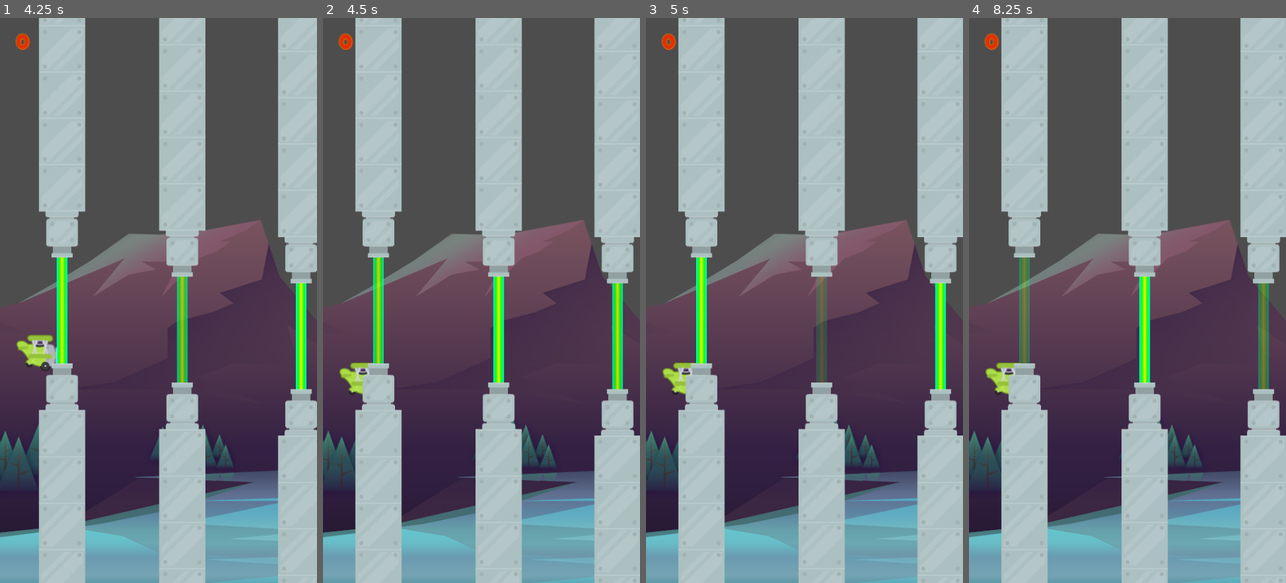
Above: before the commit, frames 1-4 (left to right).
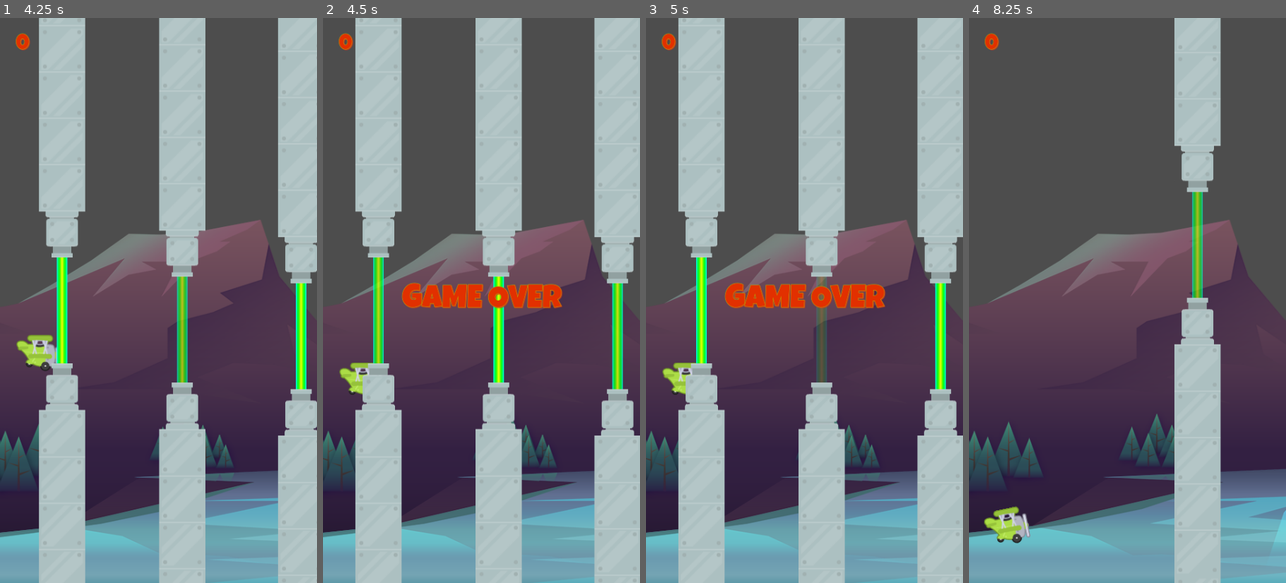
Above: after the commit, the same moments.

Repository: theaob/tappy-plane
Game: Godot game, scene res://scenes/main/main.tscn
The game is run twice, just before and just after one commit, with the same random seed, the same clock (stepped at 60 frames per second) and the same inputs.
Inputs:
- Up to frame 1 (4.25 s): tap Space (fly) at 0.5, 0.6, 1.35, 2.1, 2.85, 3.6 s
- Up to frame 2 (4.5 s): tap Space (fly) at 4.35 s
- Up to frame 3 (5 s): no input
- Up to frame 4 (8.25 s): tap Space (fly) at 5.1, 5.85, 6.5, 6.6, 7.35, 8.1 s

Frame 1 is identical in both runs. In frame 2, 1.8% of the frame differs, in the area x 24-76%, y 46-52%; in frame 3, 1.8%; in frame 4, 47%, in the area x 4-100%, y 0-100%.

Commit message:
add game over scene

Diff:
--- /dev/null
+++ b/assets/lg_red_48.tres
@@ -0,0 +1,12 @@
+[gd_resource type="LabelSettings" load_steps=2 format=3 uid="uid://bpejsyi50em6"]
+
+[ext_resource type="FontFile" uid="uid://bsqdt2cmjl8ql" path="res://assets/fonts/LuckiestGuy-Regular.ttf" id="1_xasyo"]
+
+[resource]
+font = ExtResource("1_xasyo")
+font_size = 48
+font_color = Color(0.886275, 0.188235, 0, 1)
+outline_size = 2
+outline_color = Color(0.72549, 0.72549, 0, 1)
+shadow_size = 3
+shadow_color = Color(0.815686, 0.207843, 0.105882, 0.741176)
--- a/scenes/game/game.gd
+++ b/scenes/game/game.gd
@@ -9,6 +9,7 @@
 func _ready():
 	SignalManager.on_plane_died.connect(_on_plane_died)
 	spawn_pipes()
+	ScoreManager.set_score(0)
 
 func spawn_pipes():
 	var new_pipes = pipes_scene.instantiate()
--- a/scenes/game/game.tscn
+++ b/scenes/game/game.tscn
@@ -6,12 +6,22 @@
 [ext_resource type="PackedScene" uid="uid://d20k2q0mskue" path="res://scenes/barrier/barrier.tscn" id="3_mro4i"]
 [ext_resource type="PackedScene" uid="uid://idthkbgkarq3" path="res://scenes/pipes/pipes.tscn" id="4_45y05"]
 [ext_resource type="PackedScene" uid="uid://3v5pku1evw5r" path="res://scenes/hud/hud.tscn" id="6_disp7"]
+[ext_resource type="PackedScene" uid="uid://dtle3wbuuy7rd" path="res://scenes/gameover/game_over.tscn" id="7_6g16e"]
 
 [node name="Game" type="Node2D"]
 script = ExtResource("1_17be5")
 pipes_scene = ExtResource("4_45y05")
 
 [node name="CanvasLayer" type="CanvasLayer" parent="."]
+
+[node name="GameOver" parent="CanvasLayer" instance=ExtResource("7_6g16e")]
+anchors_preset = 8
+anchor_left = 0.5
+anchor_top = 0.5
+anchor_right = 0.5
+anchor_bottom = 0.5
+size_flags_horizontal = 4
+size_flags_vertical = 4
 
 [node name="HUD" parent="CanvasLayer" instance=ExtResource("6_disp7")]
 
--- /dev/null
+++ b/scenes/gameover/game_over.gd
@@ -0,0 +1,22 @@
+extends Control
+
+@onready var space_label = $SpaceLabel
+@onready var go_label = $GOLabel
+@onready var timer = $Timer
+
+func _ready():
+	hide()
+	SignalManager.on_plane_died.connect(_on_plane_died)
+
+func _process(_delta):
+	if space_label.visible:
+		if Input.is_action_just_pressed("fly"):
+			GameManager.load_main_scene()
+
+func _on_plane_died():
+	show()
+	timer.start()
+
+func _on_timer_timeout():
+	go_label.hide()
+	space_label.show()
--- /dev/null
+++ b/scenes/gameover/game_over.tscn
@@ -0,0 +1,52 @@
+[gd_scene load_steps=3 format=3 uid="uid://dtle3wbuuy7rd"]
+
+[ext_resource type="LabelSettings" uid="uid://bpejsyi50em6" path="res://assets/lg_red_48.tres" id="1_m11u6"]
+[ext_resource type="Script" path="res://scenes/gameover/game_over.gd" id="1_mippt"]
+
+[node name="GameOver" type="Control"]
+layout_mode = 3
+anchors_preset = 15
+anchor_right = 1.0
+anchor_bottom = 1.0
+grow_horizontal = 2
+grow_vertical = 2
+script = ExtResource("1_mippt")
+
+[node name="GOLabel" type="Label" parent="."]
+layout_mode = 1
+anchors_preset = 8
+anchor_left = 0.5
+anchor_top = 0.5
+anchor_right = 0.5
+anchor_bottom = 0.5
+offset_left = -46.0
+offset_top = -11.5
+offset_right = 46.0
+offset_bottom = 11.5
+grow_horizontal = 2
+grow_vertical = 2
+text = "GAME OVER"
+label_settings = ExtResource("1_m11u6")
+
+[node name="SpaceLabel" type="Label" parent="."]
+visible = false
+layout_mode = 1
+anchors_preset = 8
+anchor_left = 0.5
+anchor_top = 0.5
+anchor_right = 0.5
+anchor_bottom = 0.5
+offset_left = -46.0
+offset_top = -11.5
+offset_right = 46.0
+offset_bottom = 11.5
+grow_horizontal = 2
+grow_vertical = 2
+text = "PRESS SPACE"
+label_settings = ExtResource("1_m11u6")
+
+[node name="Timer" type="Timer" parent="."]
+wait_time = 2.0
+one_shot = true
+
+[connection signal="timeout" from="Timer" to="." method="_on_timer_timeout"]
--- a/scenes/laser/laser.tscn
+++ b/scenes/laser/laser.tscn
@@ -30,7 +30,6 @@
 [node name="Laser" type="Area2D"]
 
 [node name="Sprite2D" type="Sprite2D" parent="."]
-self_modulate = Color(1, 1, 1, 0.668156)
 scale = Vector2(1, 8)
 texture = ExtResource("1_2ofat")
 
--- a/scenes/main/main.gd
+++ b/scenes/main/main.gd
@@ -5,6 +5,6 @@
 func _ready():
 	highscore.text = str(ScoreManager.get_high_score())
 
-func _process(delta):
+func _process(_delta):
 	if Input.is_action_just_pressed("fly"):
 		GameManager.load_game_scene()
--- a/scenes/pipes/pipes.gd
+++ b/scenes/pipes/pipes.gd
@@ -17,6 +17,6 @@
 		if body.has_method("die"):
 			body.die()
 
-func _on_laser_body_exited(body):
+func _on_laser_body_entered(body):
 	if body.is_in_group(GameManager.GROUP_PLAYER):
 		ScoreManager.increment_score()
--- a/scenes/pipes/pipes.tscn
+++ b/scenes/pipes/pipes.tscn
@@ -20,7 +20,7 @@
 position = Vector2(95.75, 0)
 scale = Vector2(0.825, 1)
 
-[connection signal="body_exited" from="Laser" to="." method="_on_laser_body_exited"]
+[connection signal="body_entered" from="Laser" to="." method="_on_laser_body_entered"]
 [connection signal="body_entered" from="Lower" to="." method="_on_pipe_body_entered"]
 [connection signal="body_entered" from="Upper" to="." method="_on_pipe_body_entered"]
 [connection signal="screen_exited" from="VisibleOnScreenNotifier2D" to="." method="_on_screen_exited"]
Not shown: 1 places in scenes/game/game.tscn that only renumber resources
